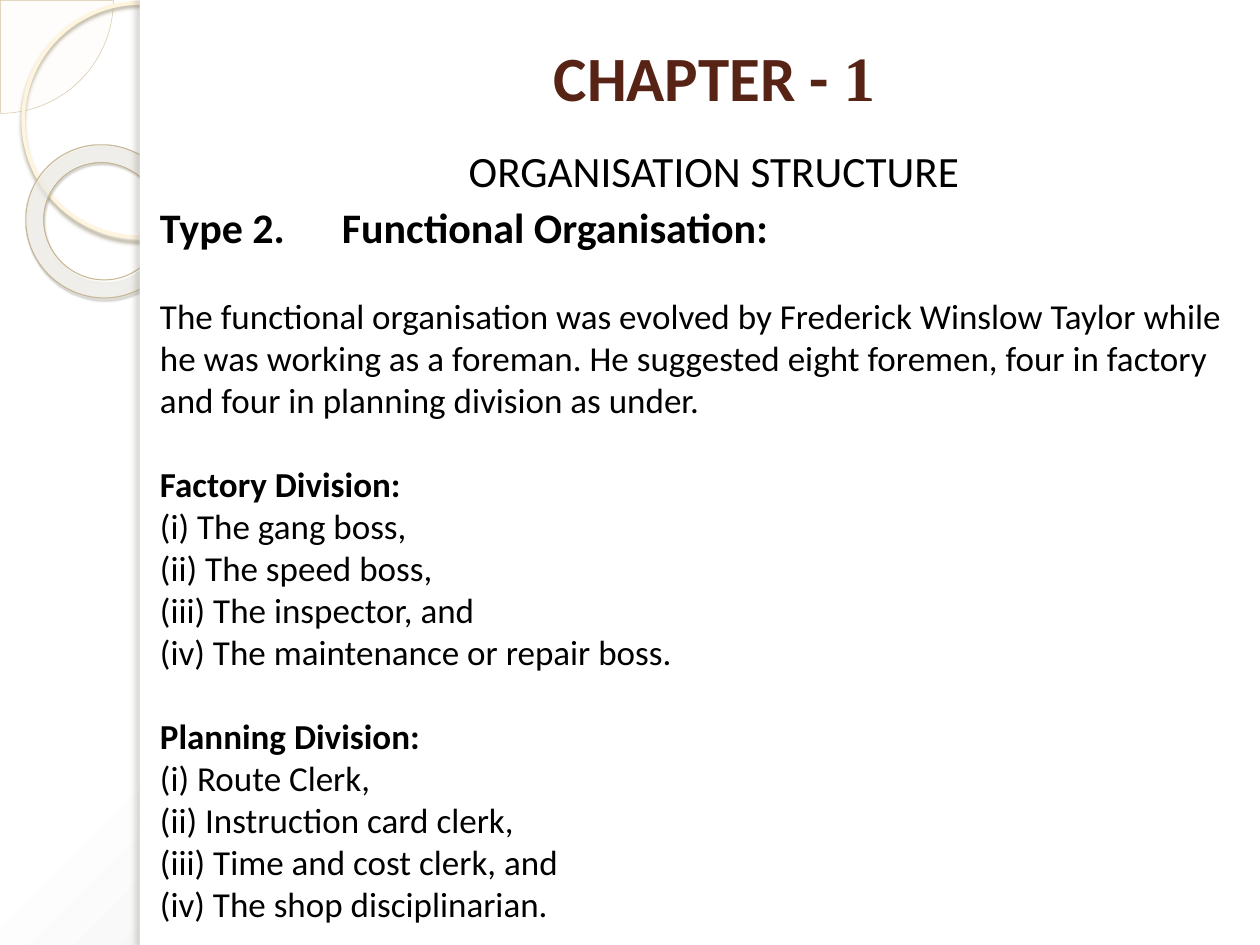
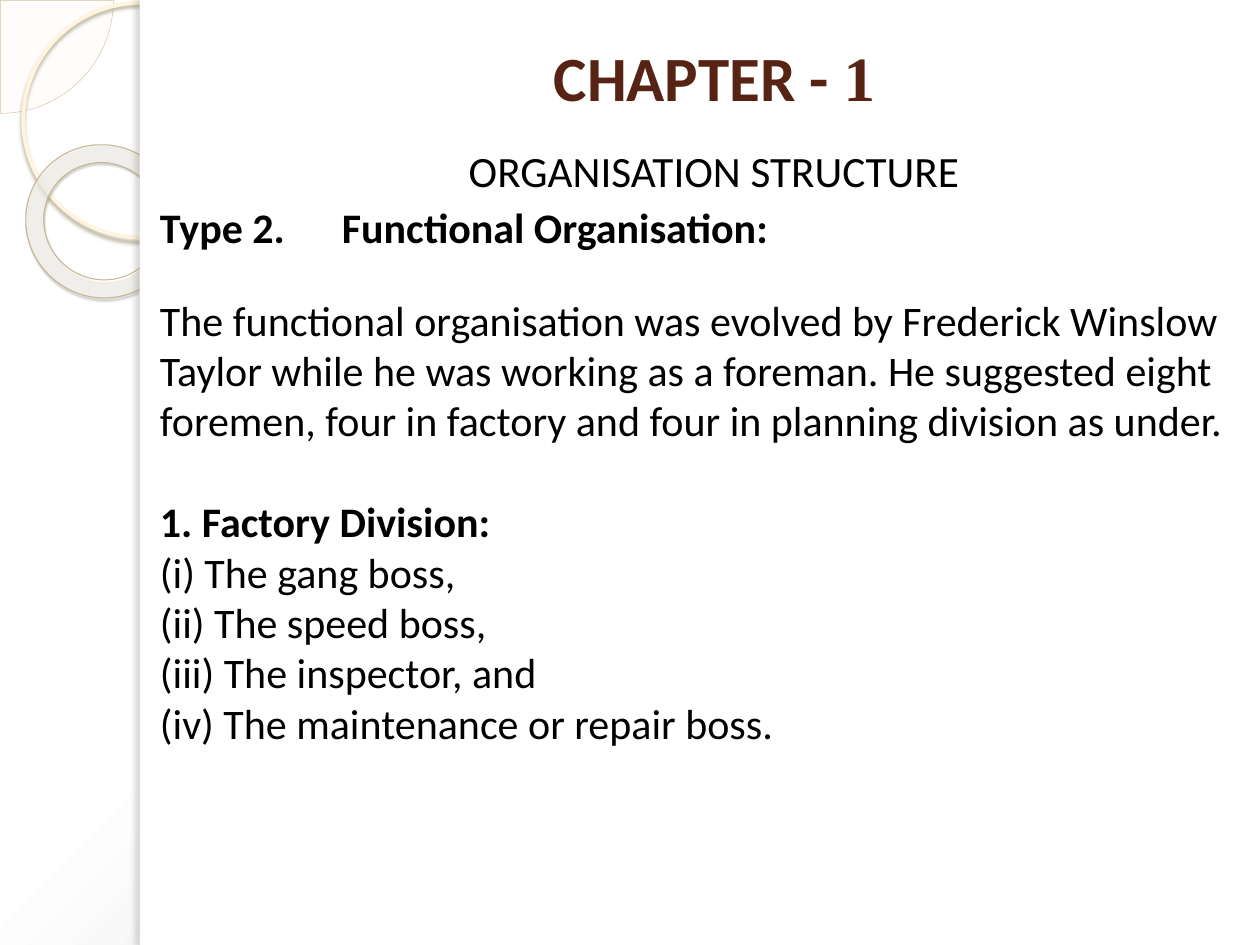
Before and after one commit to pankajgautam307/notes_2026, a slide deck: slide 42 of BOM/Presentation Ch-1.pptx (slide 33 before the commit). Drawn at 1260x945 pixels with LibreOffice and Linux fonts; fonts in the diff are those of the drawing. Boxes give left, top, right and bottom in pixels: in the first picture for what was removed or moved away, otherwise in the second. Text is boxed around its words. In the diff, an @@ line names an element or a change of style, - is before the commit and + after.

```diff
--- a/BOM/Presentation Ch-1.pptx
+++ b/BOM/Presentation Ch-1.pptx
@@ text at bbox=[160, 306, 1222, 746]: size 20 to 24 pt in "The functional organisation was evolved by Frederick ...", "(i) The gang boss,", "(ii) The speed boss,", "(iii) The inspector, and" and 1 more places @@
@@ text at bbox=[160, 507, 491, 544]: text changed; size 20 to 24 pt @@
-Factory Division:
+1. Factory Division:
@@ text at bbox=[160, 724, 558, 923]: paragraphs removed @@
-Planning Division:
-(i) Route Clerk,
-(ii) Instruction card clerk,
-(iii) Time and cost clerk, and
-(iv) The shop disciplinarian.
```
Also in this commit, not shown: 11 other slides changed, 10 slides added, 2 other files.
